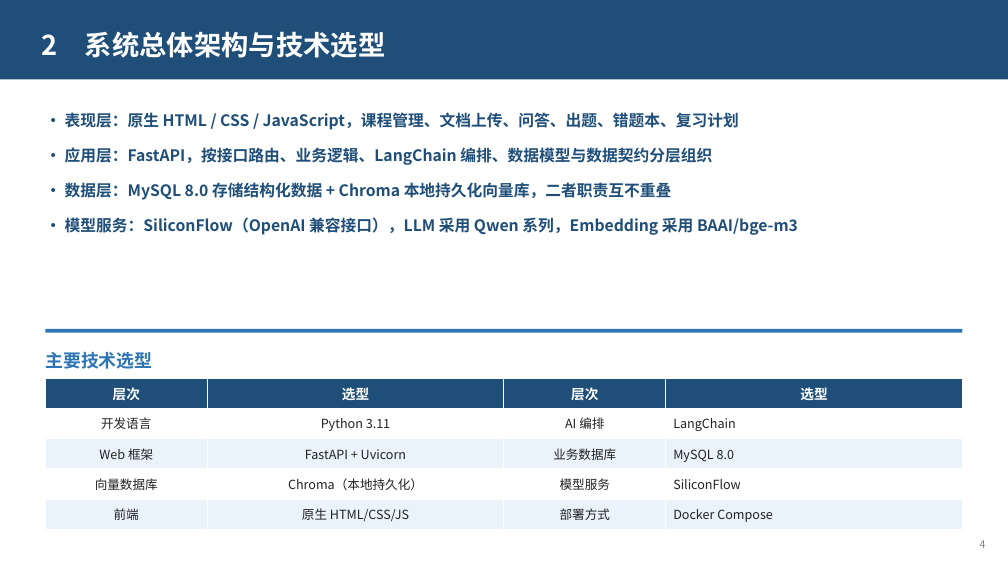
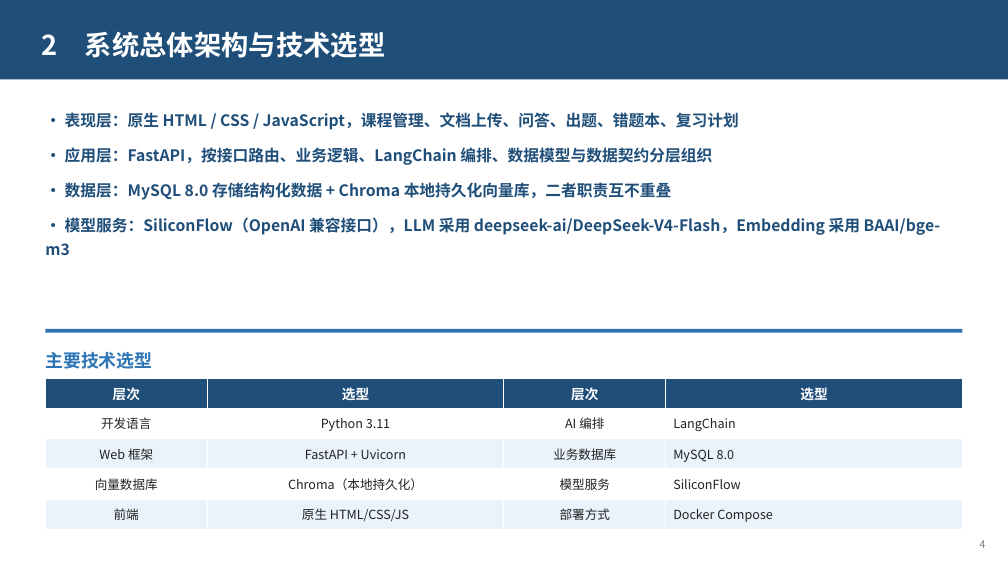
Before and after one commit to xingkongzcj/langchain_agent, a slide deck: slide 4 of defense/智学助手-课程设计答辩.pptx. Drawn at 1008x567 pixels with LibreOffice and Linux fonts; fonts in the diff are those of the drawing. Boxes give left, top, right and bottom in pixels: in the first picture for what was removed or moved away, otherwise in the second. Text is boxed around its words. In the diff, an @@ line names an element or a change of style, - is before the commit and + after.

```diff
--- a/defense/智学助手-课程设计答辩.pptx
+++ b/defense/智学助手-课程设计答辩.pptx
@@ text at <box>45,217,941,255</box>: text changed @@
-• 模型服务：SiliconFlow（OpenAI 兼容接口），LLM 采用 Qwen 系列，Embedding 采用 BAAI/bge-m3
+• 模型服务：SiliconFlow（OpenAI 兼容接口），LLM 采用 deepseek-ai/DeepSeek-V4-Flash，Embedding 采用 BAAI/bge-m3
```
Also in this commit, not shown: 1 other file.
